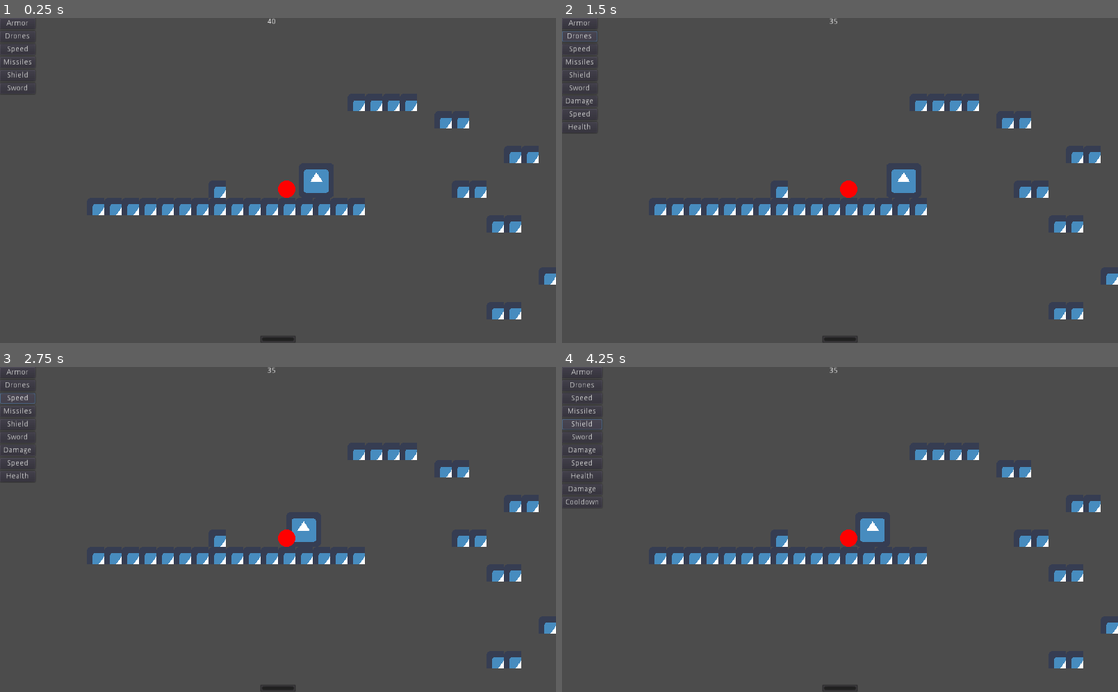
Above: before the commit, frames 1-4 (two rows, left to right).
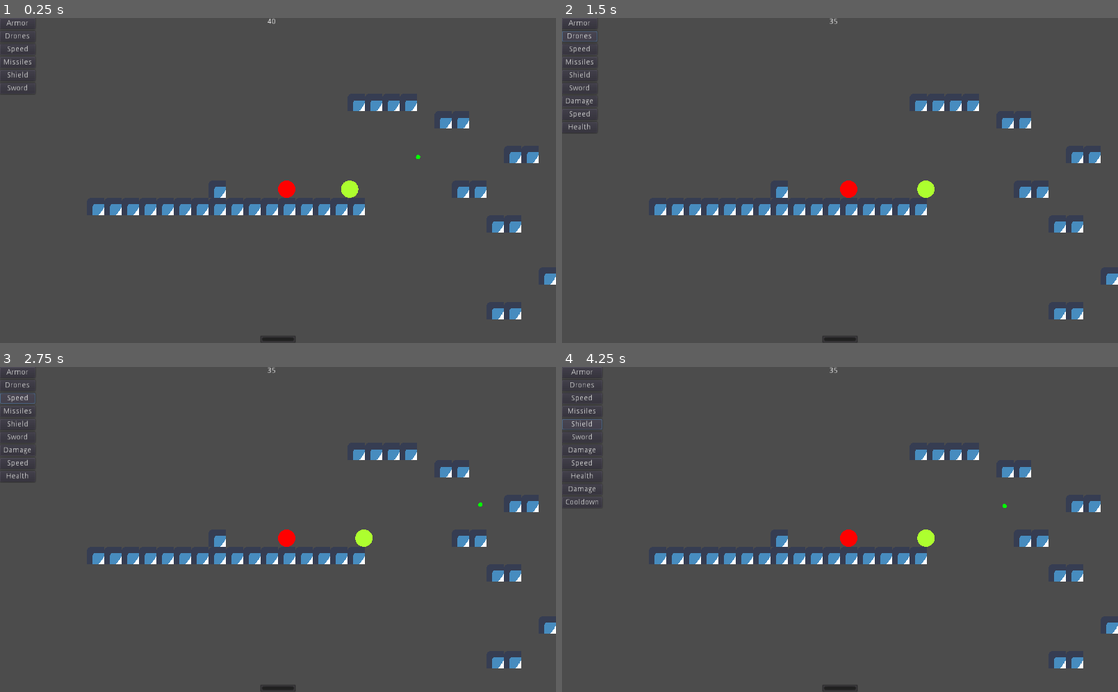
Above: after the commit, the same moments.

Repository: the-alex-g/Gears
Game: Godot game, scene res://Main/Main.tscn
The game is run twice, just before and just after one commit, with the same random seed, the same clock (stepped at 60 frames per second) and the same inputs. The engine's default icon, where the game draws it, is replaced by a stand-in: a white triangle on a blue panel in a dark square.
Inputs:
- Up to frame 1 (0.25 s): no input
- Up to frame 2 (1.5 s): click "Armor" at 0.5 s; click "Drones" at 1.25 s
- Up to frame 3 (2.75 s): click "Speed" at 2 s
- Up to frame 4 (4.25 s): click "Missiles" at 2.75 s; click "Shield" at 3.5 s

The runs differ from the first frame. In frame 1, 0.5% of the frame differs, in the area x 54-76%, y 42-56%; in frame 2, 0.4%; in frame 3, 0.4%; in frame 4, 0.5%.

Commit message:
Add enemy melee AI

Diff:
--- a/project/Enemy/Enemy.gd
+++ b/project/Enemy/Enemy.gd
@@ -1,31 +1,51 @@
 extends Robot
 
+enum PreferredWeapon {RANGED, SWORD, NONE}
+
 var _upgrades := 0
-var _move_direction := -1
 var _speed := 100
+var _target : KinematicBody2D
+var _is_target_in_range := false
+var _preferred_weapon : int
 
 onready var _turn_detector = $"%TurnDetector" as RayCast2D
-onready var _sprite = $Sprite as Sprite
+
+
+func _ready():
+	generate()
 
 
 func _physics_process(_delta:float)->void:
 	# get left/right movement
-	var horizontal = _move_direction * _speed
+	var horizontal = _direction * _speed
+
+	# back off slowly if you're ranged and have a target and your target is not nearby
+	if _target != null and _preferred_weapon == PreferredWeapon.RANGED and not _is_target_in_range:
+		horizontal /= 2
 
 	# move
-	var direction = Vector2(horizontal, _current_vertical_speed)
+	var movement = Vector2(horizontal, _current_vertical_speed)
 	# warning-ignore:return_value_discarded
-	move_and_slide(direction, Vector2.UP)
+	move_and_slide(movement, Vector2.UP)
 
 	# change direction if necessary
-	if is_on_wall() or not _turn_detector.is_colliding():
-		_move_direction *= -1
+	if (is_on_wall() and _target == null) or not _turn_detector.is_colliding():
+		_direction *= -1
 
-	# flip sprite to match movement direction
-	if _move_direction < 0:
-		_sprite.scale.x = -1
-	else:
-		_sprite.scale.x = 1
+	# AI function
+	if _target != null:
+		# move towards opponent if you like swords
+		if _preferred_weapon == PreferredWeapon.SWORD:
+			_direction = sign(_target.global_position.x - global_position.x)
+		# run away if you don't have a weapon, or if you like ranged
+		elif _preferred_weapon == PreferredWeapon.NONE or _preferred_weapon == PreferredWeapon.RANGED:
+			_direction = sign(global_position.x - _target.global_position.x)
+
+		# attack
+		if _sword.equipped and _is_target_in_range and _can_attack_melee:
+			_melee_attack()
+		if _ranged.equipped and not _is_target_in_range and _can_attack_ranged:
+			_ranged_attack()
 
 
 func generate(level := 1)->void:
@@ -35,12 +55,12 @@
 	_health = (randi() % _upgrades) + 1
 
 	# equip one offensive system
-	match randi() % 3:
-		0:
+	match randi() % 5:
+		0, 1:
 			_sword.equipped = true
-		1:
+		2, 3:
 			_ranged.equipped = true
-		2:
+		4:
 			_drones.equipped = true
 
 	# equip/upgrade extra systems
@@ -60,11 +80,17 @@
 				_speed += 50
 
 	# randomize starting direction
-	match randi() % 2:
-		0:
-			_move_direction = -1
-		1:
-			_move_direction = 1
+	_direction = -1 if randi() % 2 == 0 else 1
+
+	# set preferred weapon
+	if _ranged.equipped and not _sword.equipped:
+		_preferred_weapon = PreferredWeapon.RANGED
+	elif _sword.equipped and not _ranged.equipped:
+		_preferred_weapon = PreferredWeapon.SWORD
+	elif _ranged.get_strength(WeaponPaths.DAMAGE) > _sword.get_strength(WeaponPaths.DAMAGE):
+		_preferred_weapon = PreferredWeapon.RANGED
+	else:
+		_preferred_weapon = PreferredWeapon.NONE
 
 
 func _upgrade_system(system:System)->System:
@@ -77,3 +103,22 @@
 
 func _draw()->void:
 	draw_circle(Vector2.ONE * 16, 16, Color.greenyellow)
+
+
+func _on_PlayerDetectionArea_body_entered(body:PhysicsBody2D)->void:
+	_target = body
+
+
+func _on_PlayerDetectionArea_body_exited(_body:PhysicsBody2D)->void:
+	_target = null
+	# turn around if you like ranged!
+	if _preferred_weapon == PreferredWeapon.RANGED:
+		_direction *= -1
+
+
+func _on_AttackArea_body_entered(_body:PhysicsBody2D)->void:
+	_is_target_in_range = true
+
+
+func _on_AttackArea_body_exited(_body:PhysicsBody2D)->void:
+	_is_target_in_range = false
--- a/project/Enemy/Enemy.tscn
+++ b/project/Enemy/Enemy.tscn
@@ -1,7 +1,6 @@
 [gd_scene load_steps=5 format=2]
 
 [ext_resource path="res://Enemy/Enemy.gd" type="Script" id=1]
-[ext_resource path="res://icon.png" type="Texture" id=2]
 
 [sub_resource type="CircleShape2D" id=1]
 radius = 16.0
@@ -9,8 +8,10 @@
 [sub_resource type="RectangleShape2D" id=2]
 extents = Vector2( 16, 16 )
 
+[sub_resource type="RectangleShape2D" id=3]
+extents = Vector2( 128, 32 )
+
 [node name="Enemy" type="KinematicBody2D"]
-position = Vector2( 16, 16 )
 collision_layer = 4
 collision_mask = 7
 script = ExtResource( 1 )
@@ -20,7 +21,7 @@
 shape = SubResource( 1 )
 
 [node name="Sprite" type="Sprite" parent="."]
-texture = ExtResource( 2 )
+unique_name_in_owner = true
 
 [node name="TurnDetector" type="RayCast2D" parent="Sprite"]
 unique_name_in_owner = true
@@ -31,8 +32,8 @@
 [node name="AttackArea" type="Area2D" parent="Sprite"]
 unique_name_in_owner = true
 position = Vector2( 32, 0 )
-collision_layer = 2
-collision_mask = 4
+collision_layer = 0
+collision_mask = 2
 monitorable = false
 
 [node name="CollisionPolygon2D" type="CollisionShape2D" parent="Sprite/AttackArea"]
@@ -43,8 +44,21 @@
 unique_name_in_owner = true
 position = Vector2( 4, 5 )
 
+[node name="PlayerDetectionArea" type="Area2D" parent="."]
+collision_layer = 0
+collision_mask = 2
+
+[node name="CollisionShape2D" type="CollisionShape2D" parent="PlayerDetectionArea"]
+position = Vector2( 16, 0 )
+shape = SubResource( 3 )
+
 [node name="MeleeCooldownTimer" type="Timer" parent="."]
 unique_name_in_owner = true
 
 [node name="RangedCooldownTimer" type="Timer" parent="."]
 unique_name_in_owner = true
+
+[connection signal="body_entered" from="Sprite/AttackArea" to="." method="_on_AttackArea_body_entered"]
+[connection signal="body_exited" from="Sprite/AttackArea" to="." method="_on_AttackArea_body_exited"]
+[connection signal="body_entered" from="PlayerDetectionArea" to="." method="_on_PlayerDetectionArea_body_entered"]
+[connection signal="body_exited" from="PlayerDetectionArea" to="." method="_on_PlayerDetectionArea_body_exited"]
--- a/project/Player/Player.gd
+++ b/project/Player/Player.gd
@@ -47,7 +47,9 @@
 	draw_circle(Vector2.ONE * 16, 16, Color.red)
 
 
-# do starting configuration of HUD here
+# do starting configuration of HUD here,
+# because the player is not ready at the
+# same time the HUD is.
 func _on_Main_ready()->void:
 	emit_signal("update_hud", "health", STARTING_HEALTH, true)
 	emit_signal("update_hud", "scrap", _scrap, false)
--- a/project/Player/Player.tscn
+++ b/project/Player/Player.tscn
@@ -21,23 +21,27 @@
 [node name="Camera2D" type="Camera2D" parent="."]
 current = true
 
-[node name="AttackArea" type="Area2D" parent="."]
+[node name="Sprite" type="Sprite" parent="."]
 unique_name_in_owner = true
-position = Vector2( 32, 0 )
+position = Vector2( 16, 16 )
+
+[node name="AttackArea" type="Area2D" parent="Sprite"]
+unique_name_in_owner = true
+position = Vector2( 16, -16 )
 collision_layer = 2
 collision_mask = 4
 monitorable = false
 
-[node name="CollisionPolygon2D" type="CollisionShape2D" parent="AttackArea"]
+[node name="CollisionPolygon2D" type="CollisionShape2D" parent="Sprite/AttackArea"]
 position = Vector2( 16, 16 )
 shape = SubResource( 2 )
+
+[node name="FiringPoint" type="Position2D" parent="Sprite"]
+unique_name_in_owner = true
+position = Vector2( -12, -11 )
 
 [node name="MeleeCooldownTimer" type="Timer" parent="."]
 unique_name_in_owner = true
 
 [node name="RangedCooldownTimer" type="Timer" parent="."]
 unique_name_in_owner = true
-
-[node name="FiringPoint" type="Position2D" parent="."]
-unique_name_in_owner = true
-position = Vector2( 4, 5 )
--- a/project/Robot/Robot.gd
+++ b/project/Robot/Robot.gd
@@ -25,16 +25,24 @@
 onready var _melee_cooldown_timer = $"%MeleeCooldownTimer" as Timer
 onready var _ranged_cooldown_timer = $"%RangedCooldownTimer" as Timer
 onready var _melee_hit_area = $"%AttackArea" as Area2D
+onready var _sprite = $"%Sprite" as Sprite
+onready var _cooldown_bonus := 0.0 if is_player else 0.5
+
+
+func _process(_delta:float)->void:
+	# flip sprite to match movement direction
+	if _direction < 0:
+		_sprite.scale.x = -1
+	else:
+		_sprite.scale.x = 1
 
 
 func _melee_attack()->void:
-	print("attack ", _sword.get_strength(WeaponPaths.DAMAGE))
 	for body in _melee_hit_area.get_overlapping_bodies():
 		if body.has_method("hit"):
 			body.hit(_sword.get_strength(WeaponPaths.DAMAGE))
 	_can_attack_melee = false
-	print(MELEE_COOLDOWN_TIME - _sword.get_strength(WeaponPaths.COOLDOWN) * COOLDOWN_STEP)
-	_melee_cooldown_timer.start(MELEE_COOLDOWN_TIME - _sword.get_strength(WeaponPaths.COOLDOWN) * COOLDOWN_STEP)
+	_melee_cooldown_timer.start(MELEE_COOLDOWN_TIME - _sword.get_strength(WeaponPaths.COOLDOWN) * COOLDOWN_STEP + _cooldown_bonus)
 	yield(_melee_cooldown_timer, "timeout")
 	_can_attack_melee = true
 
